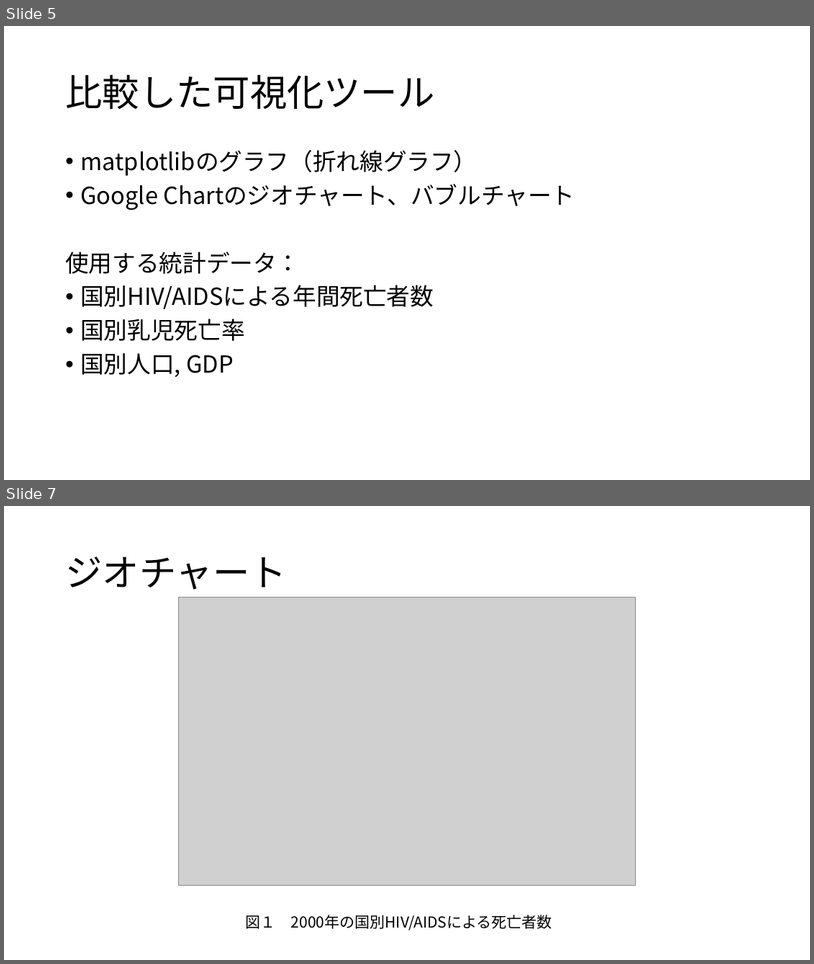
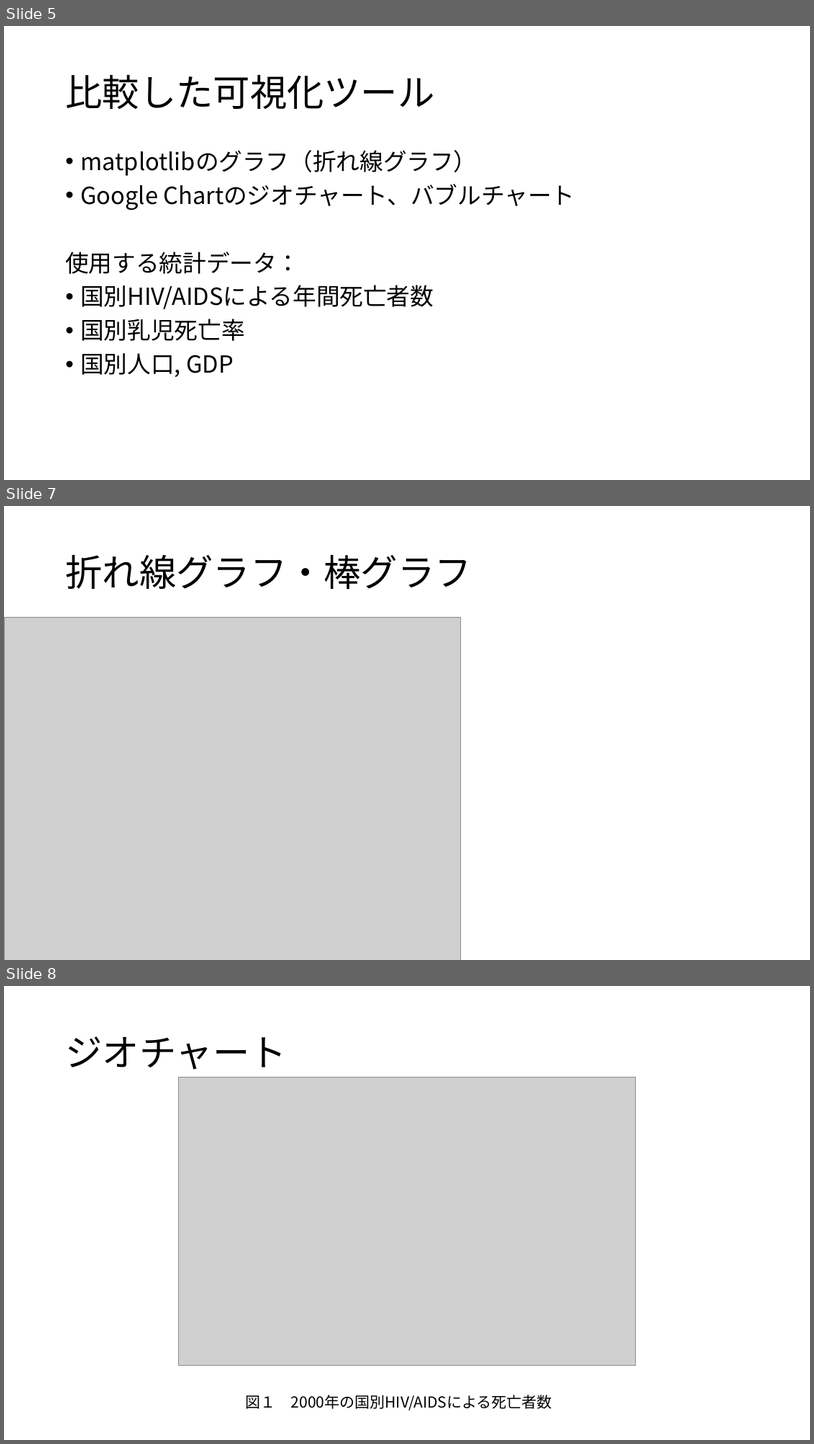
Before and after one commit to erevest-cobalt/3pro, a slide deck: 統計データの可視化.pptx. Shown one above the other, each under a label of ours: slides 5 and 7 before the commit, slides 5, 7 and 8 after it; the slides between them are not shown. The pictures are 814x964 and 814x1444 pixels, drawn with LibreOffice and Linux fonts; fonts in the diff are those of the drawing; grey boxes stand for pictures. Boxes give left, top, right and bottom in pixels: in the first picture for what was removed or moved away, otherwise in the second. Text is boxed around its words. In the diff, an @@ line names an element or a change of style, - is before the commit and + after.

Commit message:
Update 統計データの可視化.pptx
シエラレオネの折れ線グラフを1枚追加した

```diff
--- a/統計データの可視化.pptx
+++ b/統計データの可視化.pptx
@@ slide 7 added at (4, 506, 810, 960), background #FFFFFF @@
@@ title added at (65, 555, 472, 590), 44 pt, text #000000 @@
+折れ線グラフ・棒グラフ
@@ picture added at (4, 617, 461, 960) @@
@@ what was slide 7 is now slide 8 @@
```
Also in this commit, not shown: 1 slide changed.
